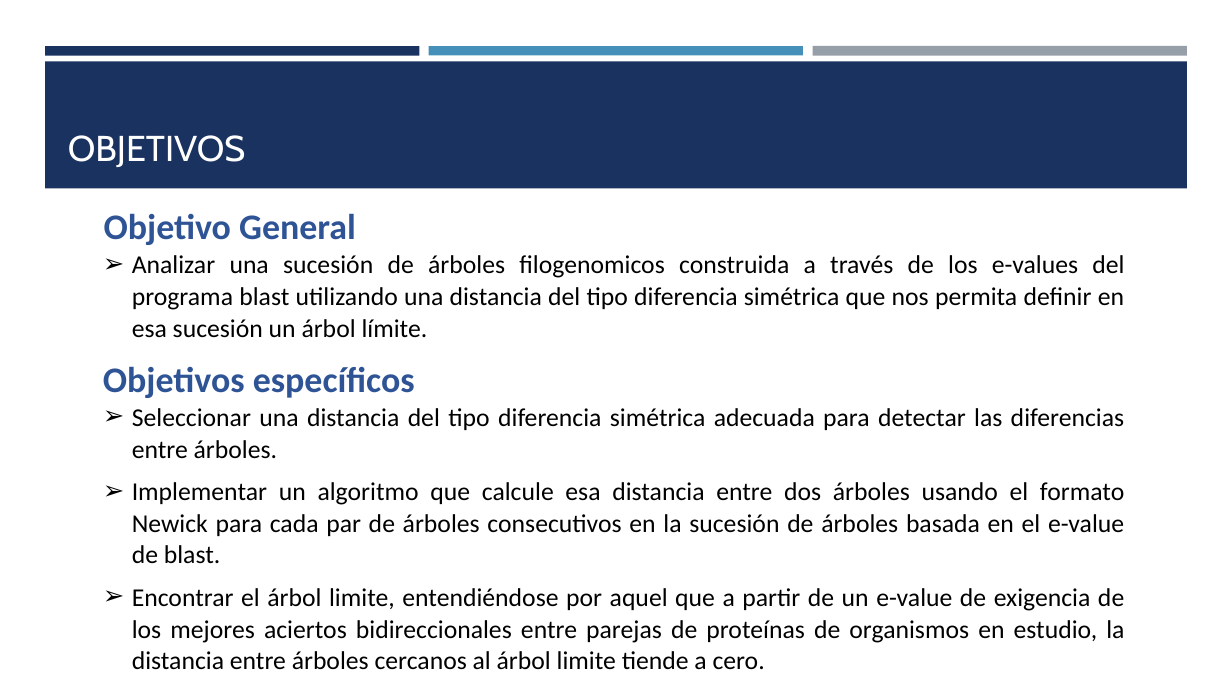
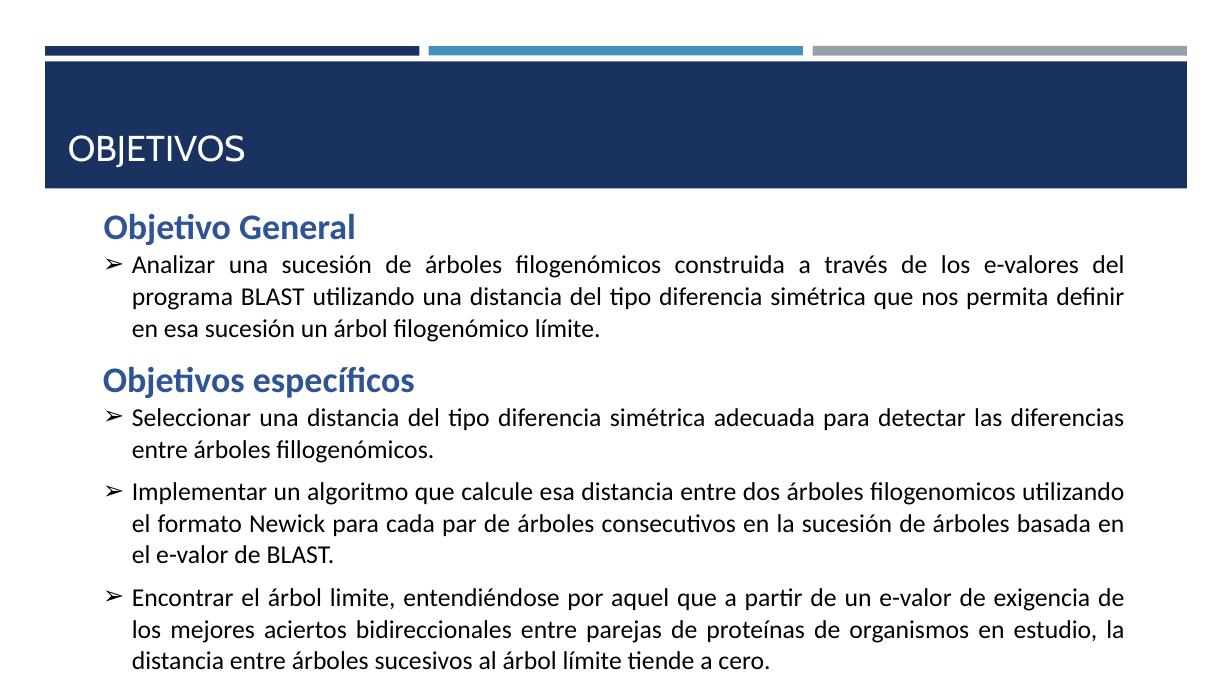
Before and after one commit to Vitali22/tesis, a slide deck: slide 3 of DocumentosTesina/Presentación.pptx. Drawn at 1232x693 pixels with LibreOffice and Linux fonts; fonts in the diff are those of the drawing. Boxes give left, top, right and bottom in pixels: in the first picture for what was removed or moved away, otherwise in the second. Text is boxed around its words. In the diff, an @@ line names an element or a change of style, - is before the commit and + after.

```diff
--- a/DocumentosTesina/Presentación.pptx
+++ b/DocumentosTesina/Presentación.pptx
@@ text at (132, 255, 1124, 342): text changed @@
-➢ Analizar una sucesión de árboles filogenomicos construida a través de los e-values del programa blast utilizando una distancia del tipo diferencia simétrica que nos permita definir en esa sucesión un árbol límite.
+➢ Analizar una sucesión de árboles filogenómicos construida a través de los e-valores del programa BLAST utilizando una distancia del tipo diferencia simétrica que nos permita definir en esa sucesión un árbol filogenómico límite.
@@ text at (132, 408, 1124, 670): text changed @@
-➢ Seleccionar una distancia del tipo diferencia simétrica adecuada para detectar las diferencias entre árboles.
-➢ Implementar un algoritmo que calcule esa distancia entre dos árboles usando el formato Newick para cada par de árboles consecutivos en la sucesión de árboles basada en el e-value de blast.
-➢ Encontrar el árbol limite, entendiéndose por aquel que a partir de un e-value de exigencia de los mejores aciertos bidireccionales entre parejas de proteínas de organismos en estudio, la distancia entre árboles cercanos al árbol limite tiende a cero.
+➢ Seleccionar una distancia del tipo diferencia simétrica adecuada para detectar las diferencias entre árboles fillogenómicos.
+➢ Implementar un algoritmo que calcule esa distancia entre dos árboles filogenomicos utilizando el formato Newick para cada par de árboles consecutivos en la sucesión de árboles basada en el e-valor de BLAST.
+➢ Encontrar el árbol limite, entendiéndose por aquel que a partir de un e-valor de exigencia de los mejores aciertos bidireccionales entre parejas de proteínas de organismos en estudio, la distancia entre árboles sucesivos al árbol límite tiende a cero.
```
Also in this commit, not shown: 3 other slides changed, 3 slides added, 1 other file.
